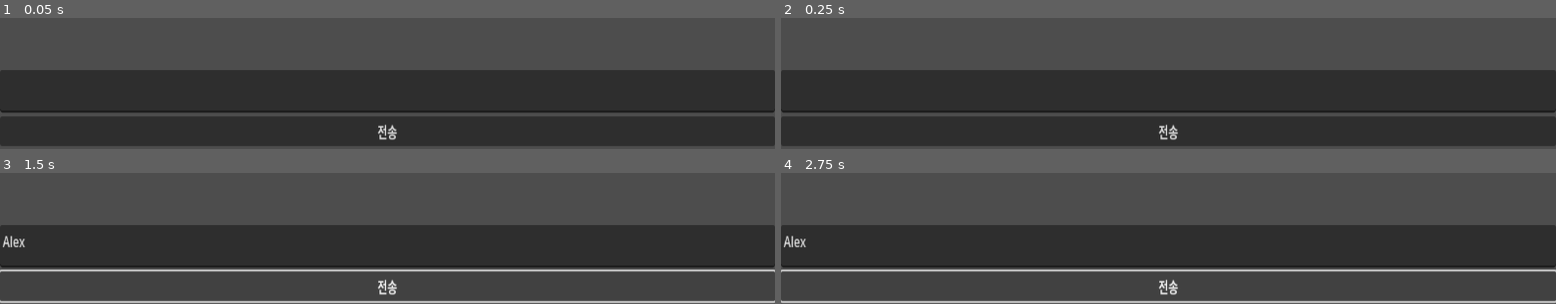
Above: before the commit, frames 1-4 (two rows, left to right).
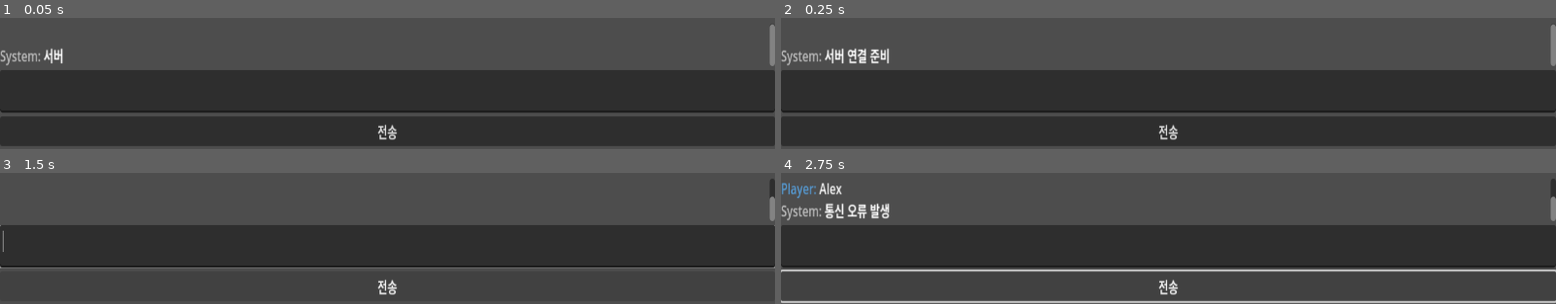
Above: after the commit, the same moments.

Repository: rorena15/llm_game
Game: Godot game, scene res://main.tscn
Two runs of this game, one before a commit and one after it. Both use one fixed random seed, a clock stepped at 60 frames per second and the inputs below.
Inputs (mouse positions are in pixels of both pictures, inside the frame that each line leads up to):
- Up to frame 1 (0.05 s): no input
- Up to frame 2 (0.25 s): no input
- Up to frame 3 (1.5 s): click (387, 246) at 0.52 s; type "Alex" at 0.6 s; click "전송" at 1.25 s
- Up to frame 4 (2.75 s): click "전송" at 2 s

The runs differ from the first frame. In frame 1, 0.7% of the frame differs, in the area x 0-100%, y 5-37%; in frame 2, 1.1%; in frame 3, 4.8%, in the area x 0-100%, y 4-100%; in frame 4, 1.6%.
Error before the commit: Parse Error: Identifier "Global" not declared in the current scope. (res://main.gd:108)

Commit message:
chromadb 설치 후 db 적용

Diff:
--- a/godot_project/socialengineeer/project.godot
+++ b/godot_project/socialengineeer/project.godot
@@ -14,3 +14,7 @@
 run/main_scene="res://main.tscn"
 config/features=PackedStringArray("4.3", "Forward Plus")
 config/icon="res://icon.svg"
+
+[autoload]
+
+Global="*res://Global.gd"
--- a/godot_project/socialengineeer/windowBase.tscn
+++ b/godot_project/socialengineeer/windowBase.tscn
@@ -3,8 +3,8 @@
 [ext_resource type="Script" path="res://windowBase.gd" id="1_cnube"]
 
 [node name="WindowBase" type="PanelContainer"]
-offset_right = 1150.0
-offset_bottom = 214.0
+offset_right = 1154.0
+offset_bottom = 140.0
 script = ExtResource("1_cnube")
 
 [node name="Layout" type="VBoxContainer" parent="."]
Not shown, changed: main.py
Not shown, added: memory_db/chroma.sqlite3
